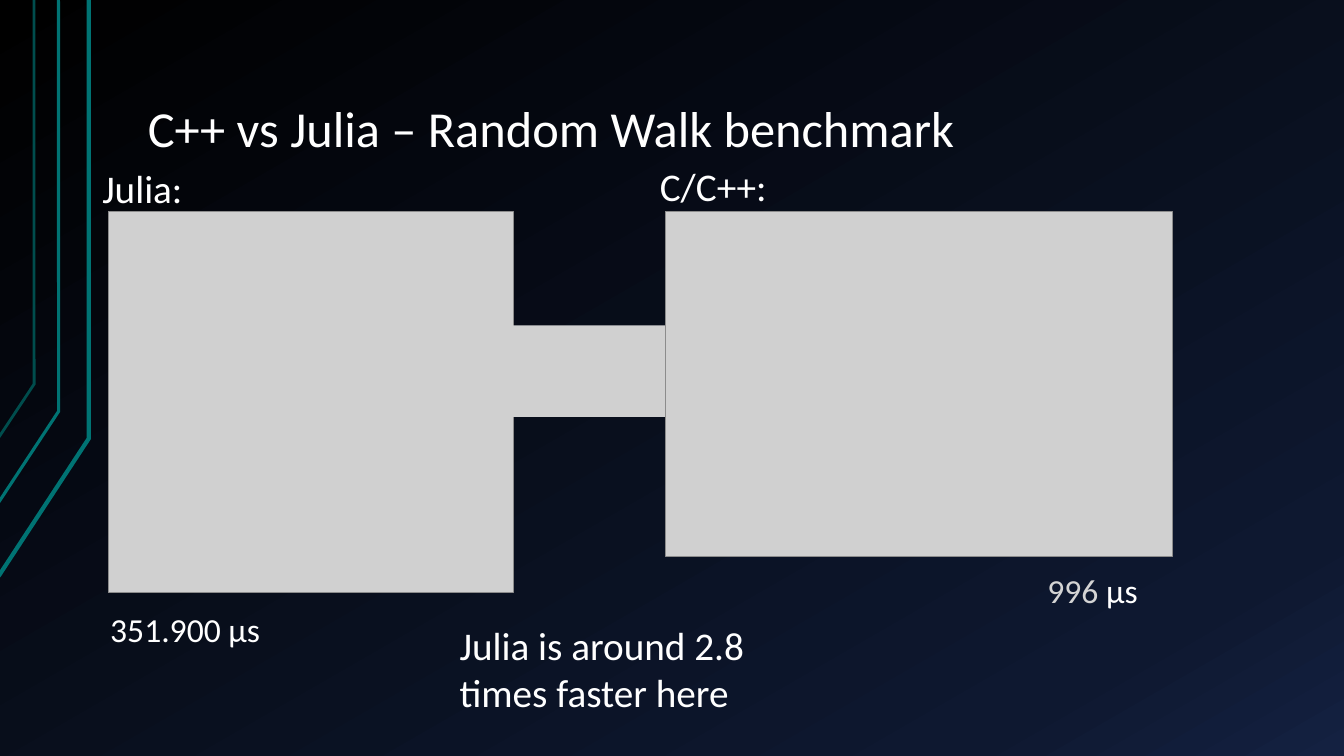
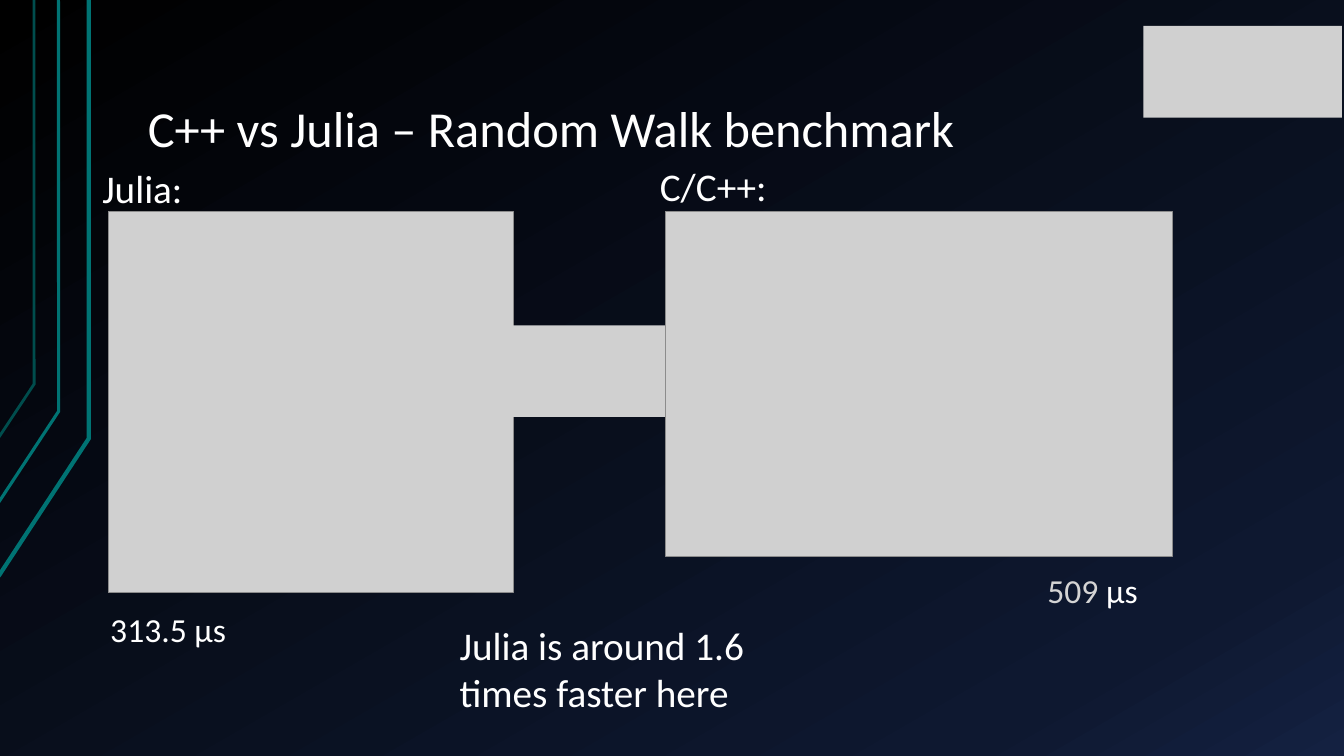
Before and after one commit to JamieMair/intro-to-julia-talk, a slide deck: slide 7 of Introduction to Julia.pptx (slide 8 before the commit). Drawn at 1344x756 pixels with LibreOffice and Linux fonts; fonts in the diff are those of the drawing; grey boxes stand for pictures. Boxes give left, top, right and bottom in pixels: in the first picture for what was removed or moved away, otherwise in the second. Text is boxed around its words. In the diff, an @@ line names an element or a change of style, - is before the commit and + after.

Commit message:
Updated powerpoint with new benchmark scores

```diff
--- a/Introduction to Julia.pptx
+++ b/Introduction to Julia.pptx
@@ picture added at (1143,26,1342,118) @@
@@ text at (1047,581,1138,609): text changed @@
-996 μs
+509 μs
@@ text at (110,620,226,648): text changed @@
-351.900 μs
+313.5 μs
@@ text at (460,632,744,708): text changed @@
-Julia is around 2.8 times faster here
+Julia is around 1.6 times faster here
```
Also in this commit, not shown: 5 other slides changed, 4 slides added, 2 slides removed.
